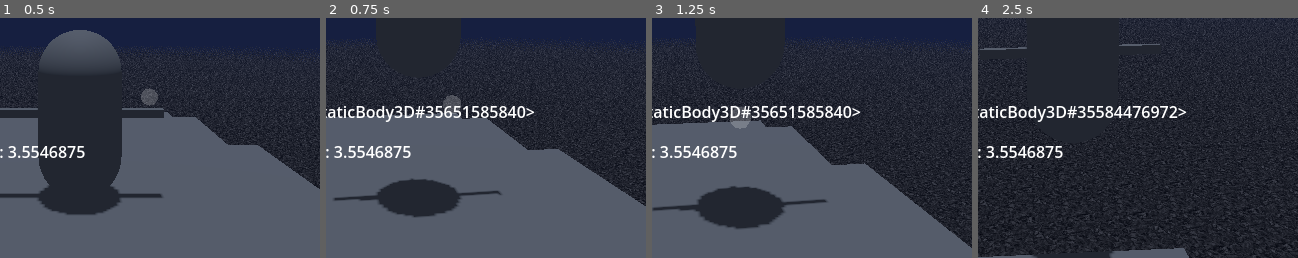
Above: before the commit, frames 1-4 (left to right).
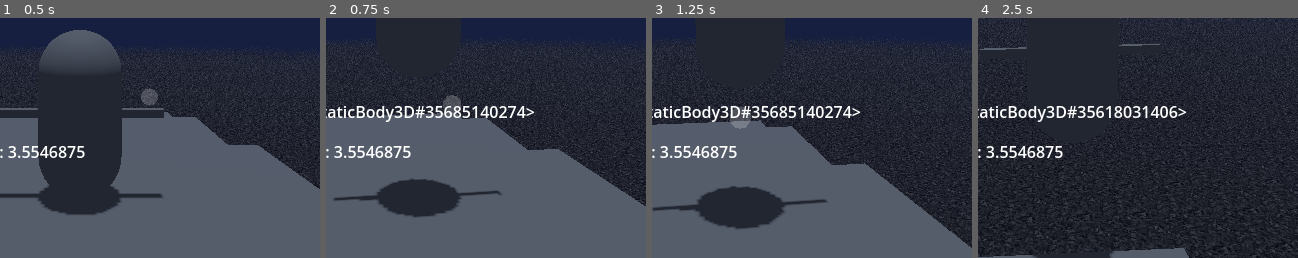
Above: after the commit, the same moments.

Repository: NoahChase/Sly-Cooper--A-Thief-in-Godot
Game: Godot game, scene res://Scenes/Worlds/hazard_room.tscn
Same seed, same stepped clock (60 frames per second), same inputs: the game is played once before the commit and once after it.
Inputs (mouse positions are % of the whole screen's width and height, from its top left):
- Up to frame 1 (0.5 s): no input
- Up to frame 2 (0.75 s): tap Enter (ui_accept) at 0.5 s; move the mouse to (55, 50) at 0.52 s; hold Up (ui_up) from 0.53 s (still down); tap Q (circle) at 0.6 s
- Up to frame 3 (1.25 s): keep holding Up (ui_up); tap Enter (ui_accept) at 0.77 s
- Up to frame 4 (2.5 s): keep holding Up (ui_up); move the mouse to (45, 50) at 1.27 s; tap Q (circle) at 1.35, 2.1 s; tap Enter (ui_accept) at 1.52 s; move the mouse to (52, 48) at 2.02 s
The pictures show only the part of the screen within x 38-88%, y 50-100%; the shares and areas given below are measured in that part.

Frame 1 is identical in both runs. In frame 2, 0.7% of the frame differs, in the area x 39-63%, y 36-42%; in frame 3, 0.7%; in frame 4, 0.8%, in the area x 36-63%, y 36-42%.

Commit message:
Black Splash Screen
Fancy!

Diff:
--- a/project.godot
+++ b/project.godot
@@ -13,6 +13,7 @@
 config/name="Sly Cooper: A Thief in Godot"
 run/main_scene="res://Scenes/Worlds/hazard_room.tscn"
 config/features=PackedStringArray("4.3", "Forward Plus")
+boot_splash/bg_color=Color(0, 0, 0, 1)
 config/icon="res://icon.svg"
 
 [display]
@@ -102,6 +103,12 @@
 "events": [Object(InputEventJoypadMotion,"resource_local_to_scene":false,"resource_name":"","device":-1,"axis":2,"axis_value":-1.0,"script":null)
 ]
 }
+shift={
+"deadzone": 0.5,
+"events": [Object(InputEventKey,"resource_local_to_scene":false,"resource_name":"","device":-1,"window_id":0,"alt_pressed":false,"shift_pressed":false,"ctrl_pressed":false,"meta_pressed":false,"pressed":false,"keycode":0,"physical_keycode":4194325,"key_label":0,"unicode":0,"location":0,"echo":false,"script":null)
+, Object(InputEventJoypadButton,"resource_local_to_scene":false,"resource_name":"","device":-1,"button_index":10,"pressure":0.0,"pressed":true,"script":null)
+]
+}
 
 [physics]
 
